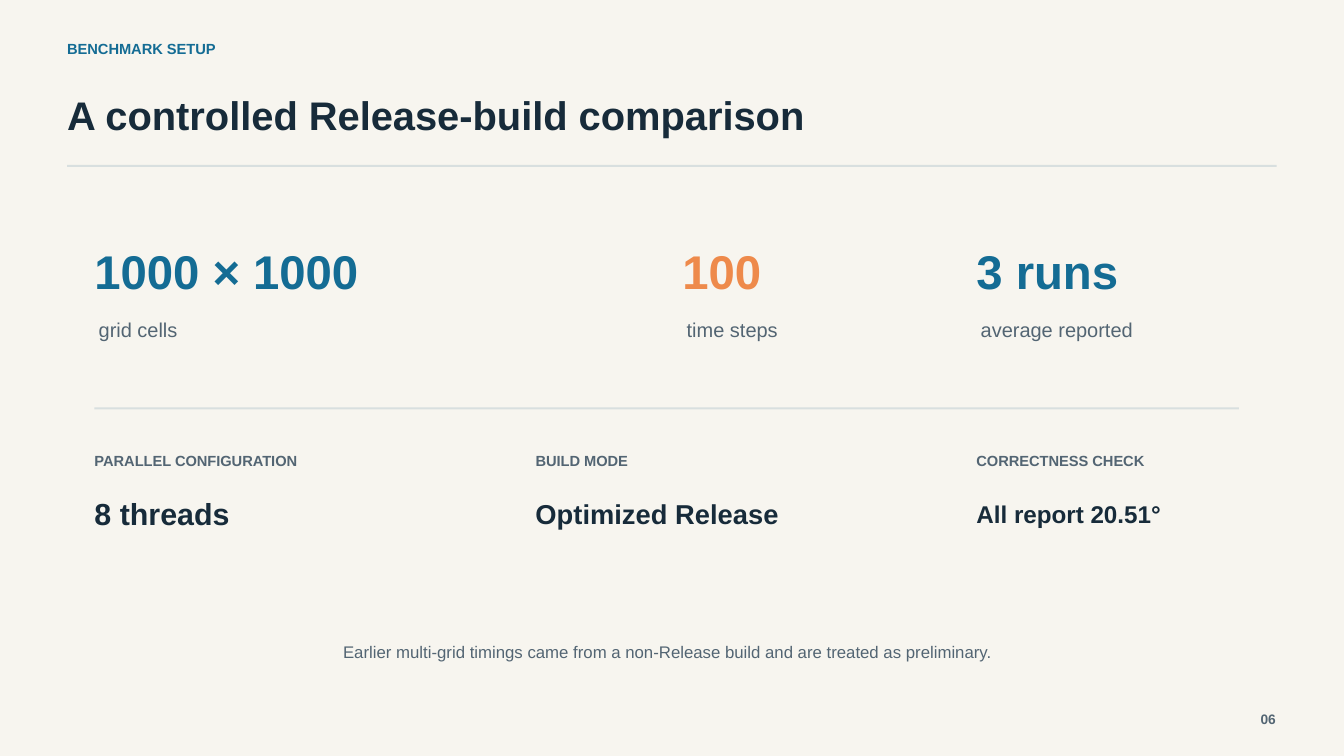
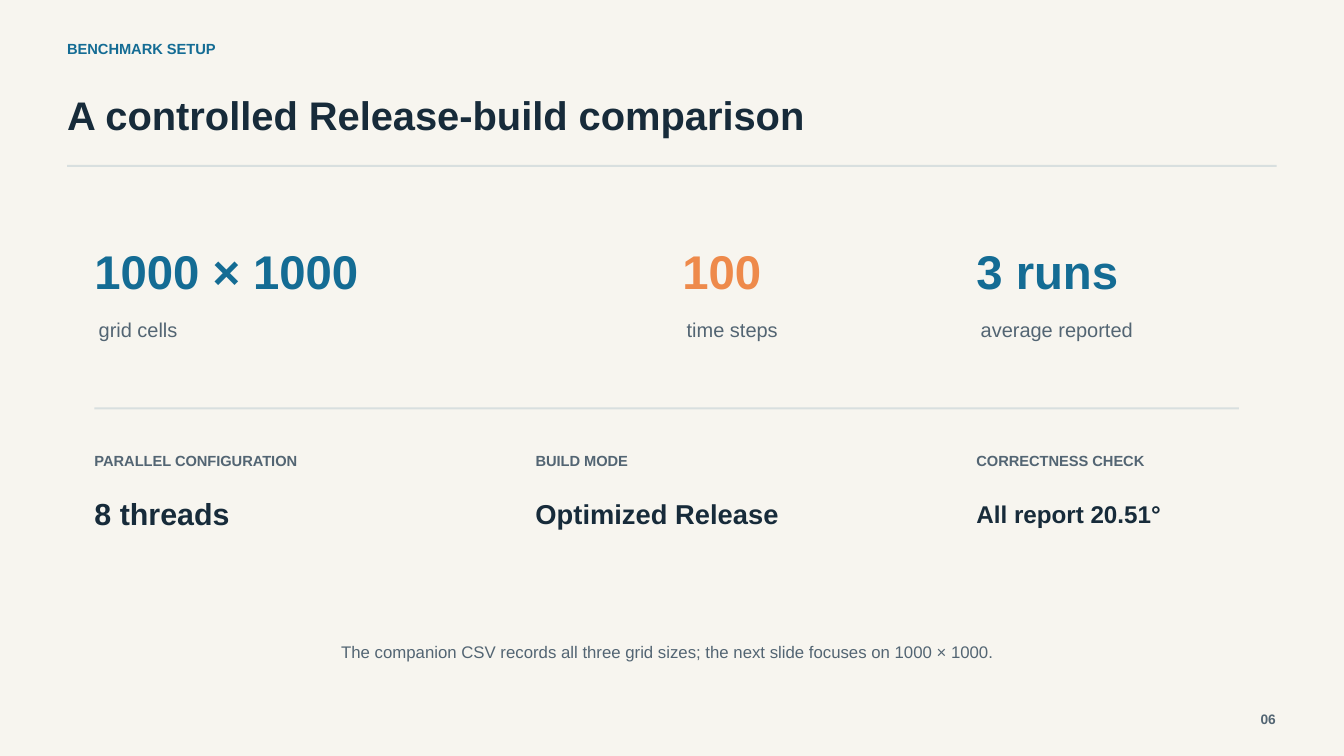
Before and after one commit to Avinash366/heat-equation-solver, a slide deck: slide 6 of deliverables/heat_diffusion_project_presentation.pptx. Drawn at 1344x756 pixels with LibreOffice and Linux fonts; fonts in the diff are those of the drawing. Boxes give left, top, right and bottom in pixels: in the first picture for what was removed or moved away, otherwise in the second. Text is boxed around its words. In the diff, an @@ line names an element or a change of style, - is before the commit and + after.

```diff
--- a/deliverables/heat_diffusion_project_presentation.pptx
+++ b/deliverables/heat_diffusion_project_presentation.pptx
@@ text at [341,646,993,662]: text changed @@
-Earlier multi-grid timings came from a non-Release build and are treated as preliminary.
+The companion CSV records all three grid sizes; the next slide focuses on 1000 × 1000.
```
Also in this commit, not shown: 3 other slides changed, 13 other files.
